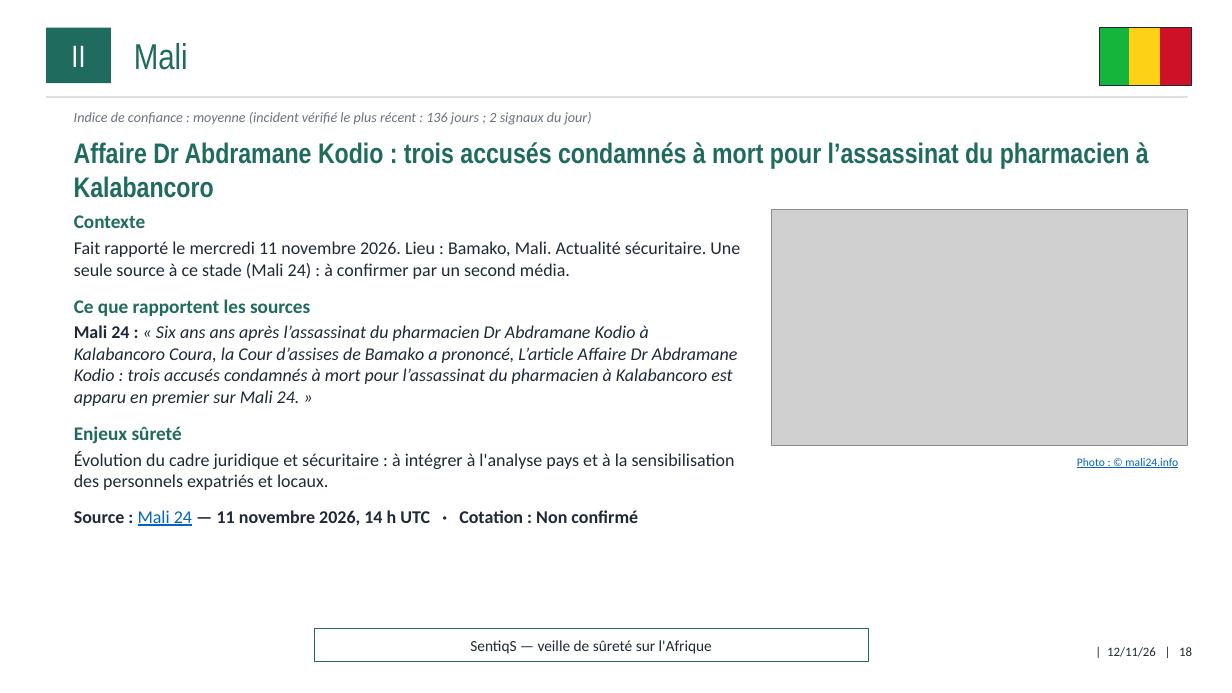
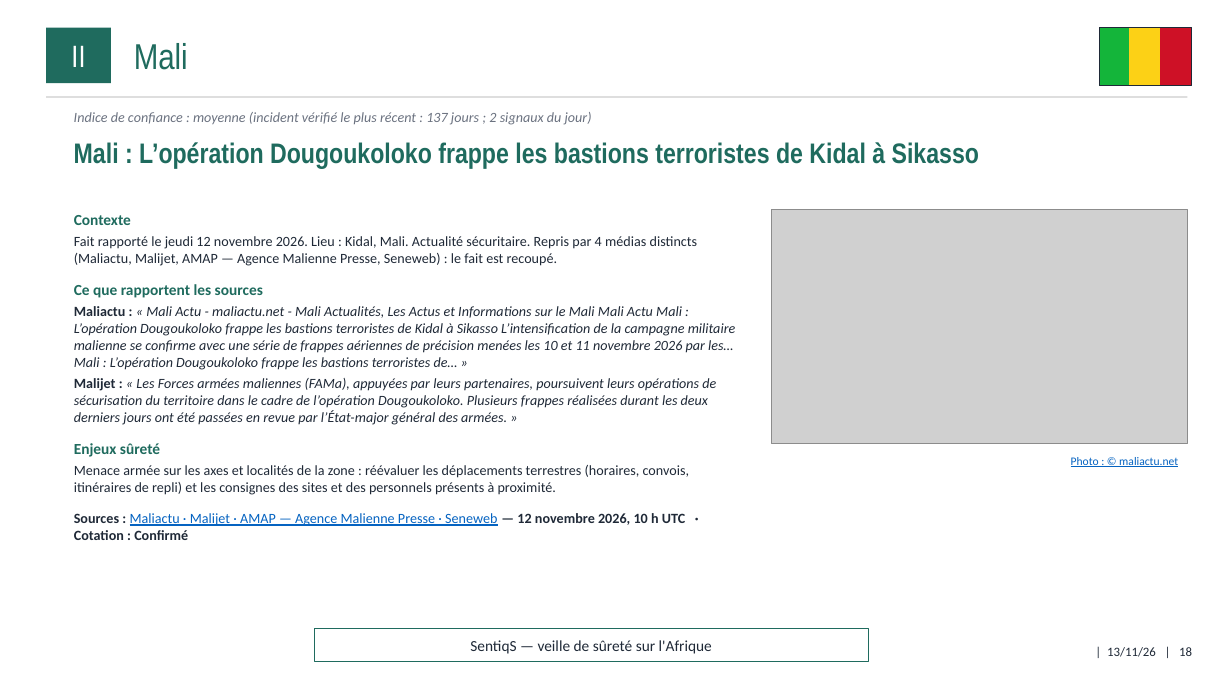
Before and after one commit to ytl1-ops/SentiqS, a slide deck: slide 18 of web/rapports/mensuel/2026-11.pptx. Drawn at 1232x693 pixels with LibreOffice and Linux fonts; fonts in the diff are those of the drawing; grey boxes stand for pictures. Boxes give left, top, right and bottom in pixels: in the first picture for what was removed or moved away, otherwise in the second. Text is boxed around its words. In the diff, an @@ line names an element or a change of style, - is before the commit and + after.

```diff
--- a/web/rapports/mensuel/2026-11.pptx
+++ b/web/rapports/mensuel/2026-11.pptx
@@ text at (x1=74, y1=112, x2=592, y2=125): text changed @@
-Indice de confiance : moyenne (incident vérifié le plus récent : 136 jours ; 2 signaux du jour)
+Indice de confiance : moyenne (incident vérifié le plus récent : 137 jours ; 2 signaux du jour)
@@ text at (x1=74, y1=142, x2=979, y2=169): text changed @@
-Affaire Dr Abdramane Kodio : trois accusés condamnés à mort pour l’assassinat du pharmacien à Kalabancoro
+Mali : L’opération Dougoukoloko frappe les bastions terroristes de Kidal à Sikasso
@@ text at (x1=74, y1=236, x2=698, y2=266): text changed; size 14 to 11 pt @@
-Fait rapporté le mercredi 11 novembre 2026. Lieu : Bamako, Mali. Actualité sécuritaire. Une seule source à ce stade (Mali 24) : à confirmer par un second média.
+Fait rapporté le jeudi 12 novembre 2026. Lieu : Kidal, Mali. Actualité sécuritaire. Repris par 4 médias distincts (Maliactu, Malijet, AMAP — Agence Malienne Presse, Seneweb) : le fait est recoupé.
@@ text at (x1=74, y1=215, x2=263, y2=457): size 15 to 12 pt in "Contexte", "Ce que rapportent les sources", "Enjeux sûreté" @@
@@ text at (x1=74, y1=306, x2=736, y2=425): text changed; size 14 to 11 pt @@
-Mali 24 : « Six ans ans après l’assassinat du pharmacien Dr Abdramane Kodio à Kalabancoro Coura, la Cour d’assises de Bamako a prononcé, L’article Affaire Dr Abdramane Kodio : trois accusés condamnés à mort pour l’assassinat du pharmacien à Kalabancoro est apparu en premier sur Mali 24. »
+Maliactu : « Mali Actu - maliactu.net - Mali Actualités, Les Actus et Informations sur le Mali Mali Actu Mali : L’opération Dougoukoloko frappe les bastions terroristes de Kidal à Sikasso L’intensification de la campagne militaire malienne se confirme avec une série de frappes aériennes de précision menées les 10 et 11 novembre 2026 par les… Mali : L’opération Dougoukoloko frappe les bastions terroristes de… »
+Malijet : « Les Forces armées maliennes (FAMa), appuyées par leurs partenaires, poursuivent leurs opérations de sécurisation du territoire dans le cadre de l’opération Dougoukoloko. Plusieurs frappes réalisées durant les deux derniers jours ont été passées en revue par l’État-major général des armées. »
@@ text at (x1=74, y1=465, x2=690, y2=540): text changed; size 14 to 11 pt @@
-Évolution du cadre juridique et sécuritaire : à intégrer à l'analyse pays et à la sensibilisation des personnels expatriés et locaux.
-Source : Mali 24 — 11 novembre 2026, 14 h UTC · Cotation : Non confirmé
+Menace armée sur les axes et localités de la zone : réévaluer les déplacements terrestres (horaires, convois, itinéraires de repli) et les consignes des sites et des personnels présents à proximité.
+Sources : Maliactu · Malijet · AMAP — Agence Malienne Presse · Seneweb — 12 novembre 2026, 10 h UTC · Cotation : Confirmé
@@ text at (x1=1071, y1=457, x2=1178, y2=467): text changed @@
-Photo : © mali24.info
+Photo : © maliactu.net
@@ text at (x1=1107, y1=647, x2=1192, y2=657): text changed @@
-| 12/11/26 | 18
+| 13/11/26 | 18
```
Also in this commit, not shown: 40 other slides changed, 1 slide added, 11 other files.
